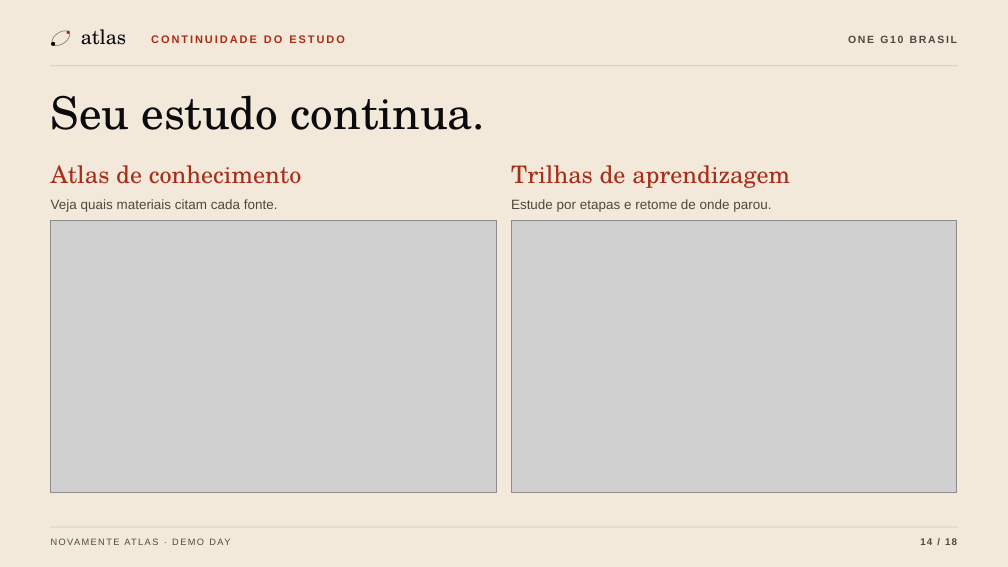
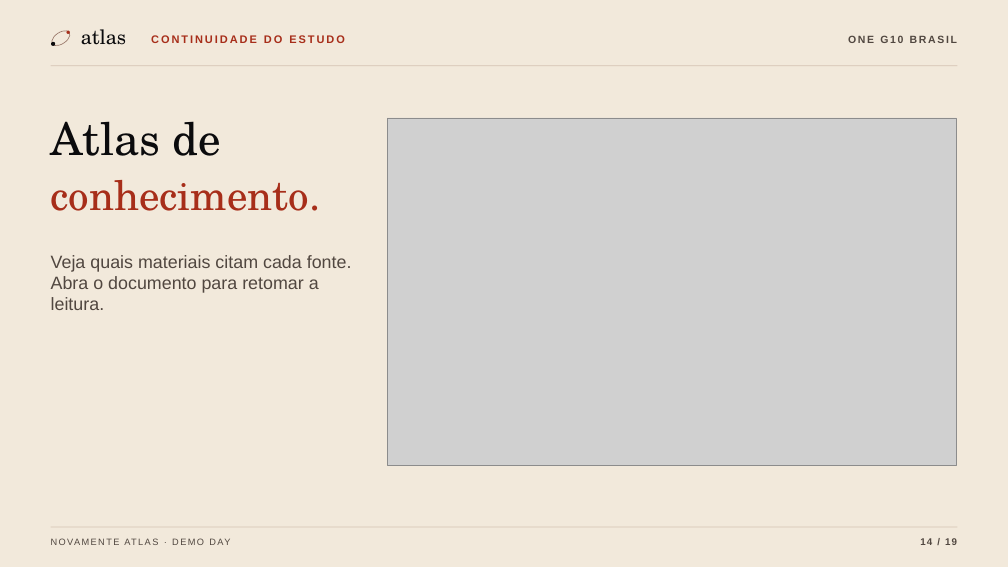
Before and after one commit to Oracle-hackatom-g10-team-4/Nova-mente-Solution, a slide deck: slide 14 of NovaMente-Atlas-Demo-Day-Estudo-e-Treinamento.pptx. Drawn at 1008x567 pixels with LibreOffice and Linux fonts; fonts in the diff are those of the drawing; grey boxes stand for pictures. Boxes give left, top, right and bottom in pixels: in the first picture for what was removed or moved away, otherwise in the second. Text is boxed around its words. In the diff, an @@ line names an element or a change of style, - is before the commit and + after.

Commit message:
docs: inclui três novas cenas reais no PowerPoint
Por quê: mostrar a proveniência, a personalização e a criação de uma trilha com o aplicativo em uso.

```diff
--- a/NovaMente-Atlas-Demo-Day-Estudo-e-Treinamento.pptx
+++ b/NovaMente-Atlas-Demo-Day-Estudo-e-Treinamento.pptx
@@ text removed at [51, 95, 486, 130] @@
-Seu estudo continua.
@@ picture: place and size @@
-picture at [51, 221, 496, 492]
+picture at [387, 118, 957, 465]
@@ text added at [51, 121, 221, 156], 43 pt, text #0B0B0D @@
+Atlas de
@@ text removed at [511, 165, 790, 188] @@
-Trilhas de aprendizagem
@@ text at [51, 180, 321, 211]: text changed; size 23 to 39 pt @@
-Atlas de conhecimento
+conhecimento.
@@ text removed at [511, 199, 771, 212] @@
-Estude por etapas e retome de onde parou.
@@ picture removed at [511, 221, 957, 492] @@
@@ text at [51, 255, 352, 310]: text changed; size 12.8 to 17 pt @@
-Veja quais materiais citam cada fonte.
+Veja quais materiais citam cada fonte. Abra o documento para retomar a leitura.
```
Also in this commit, not shown: 17 other slides changed, 1 slide added.
